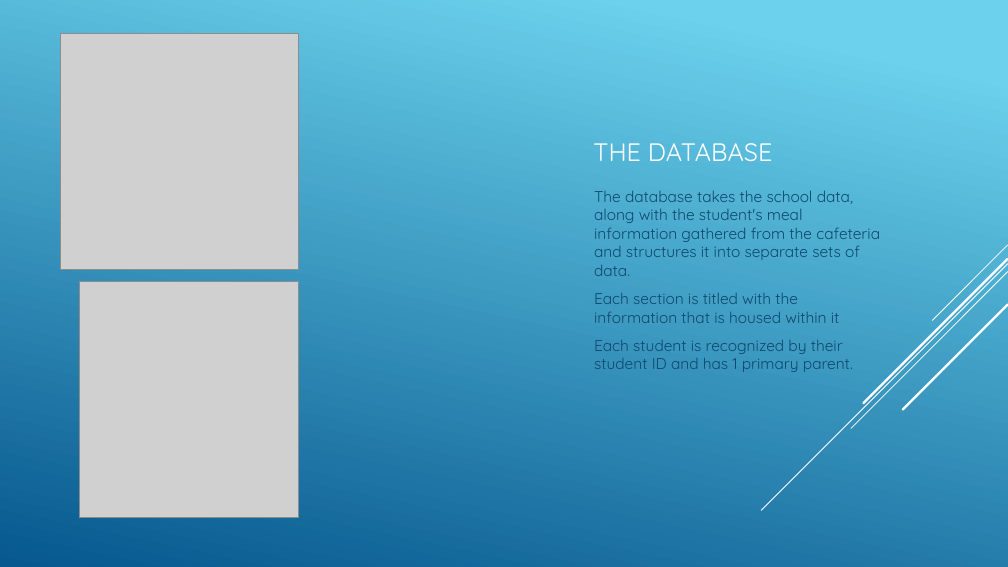
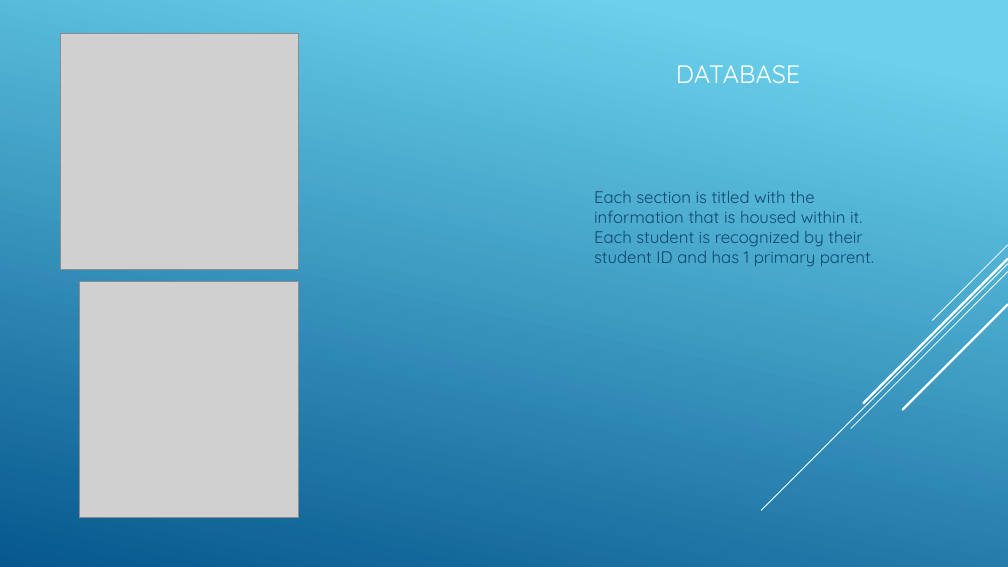
Before and after one commit to ZamoraD/SchoolLunchMadeEasy, a slide deck: slide 3 of Final Project.pptx. Drawn at 1008x567 pixels with LibreOffice and Linux fonts; fonts in the diff are those of the drawing; grey boxes stand for pictures. Boxes give left, top, right and bottom in pixels: in the first picture for what was removed or moved away, otherwise in the second. Text is boxed around its words. In the diff, an @@ line names an element or a change of style, - is before the commit and + after.

```diff
--- a/Final Project.pptx
+++ b/Final Project.pptx
@@ title at bbox=[676, 65, 800, 83]: text changed @@
-THE DATABASE
+DATABASE
@@ text at bbox=[594, 191, 874, 266]: text changed; size 14.8 to 16 pt @@
-The database takes the school data, along with the student's meal information gathered from the cafeteria and structures it into separate sets of data.
-Each section is titled with the information that is housed within it
-Each student is recognized by their student ID and has 1 primary parent.
+Each section is titled with the information that is housed within it. Each student is recognized by their student ID and has 1 primary parent.
```
Also in this commit, not shown: 7 other slides changed, 2 slides added, 1 slide removed.
